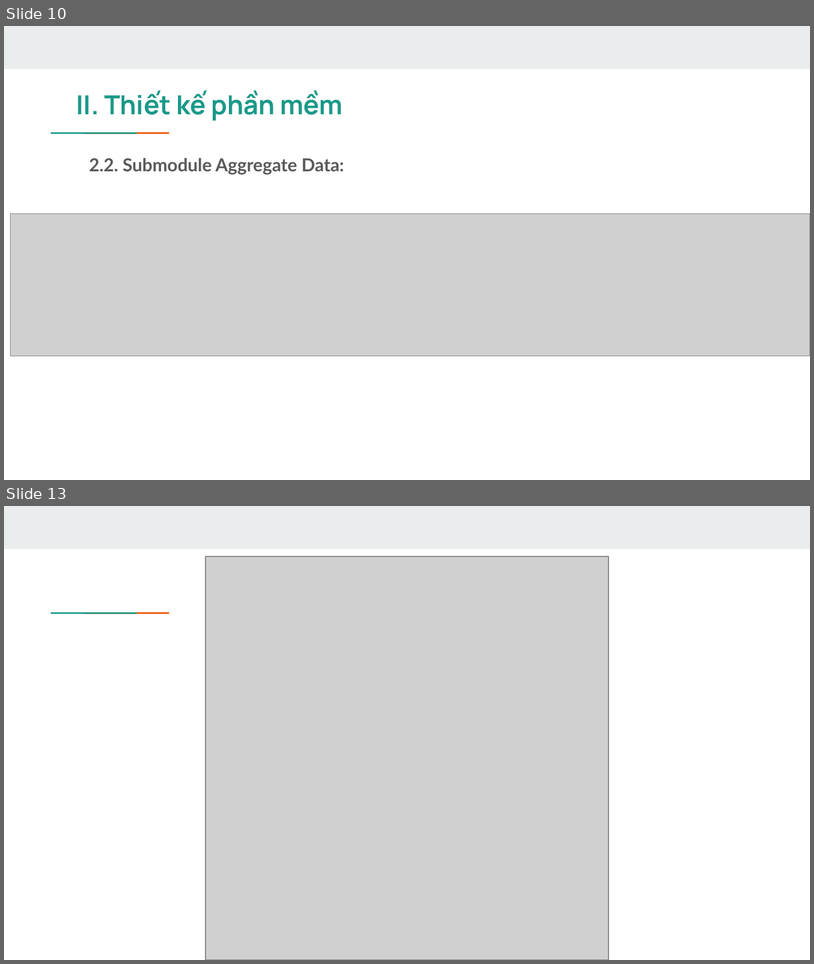
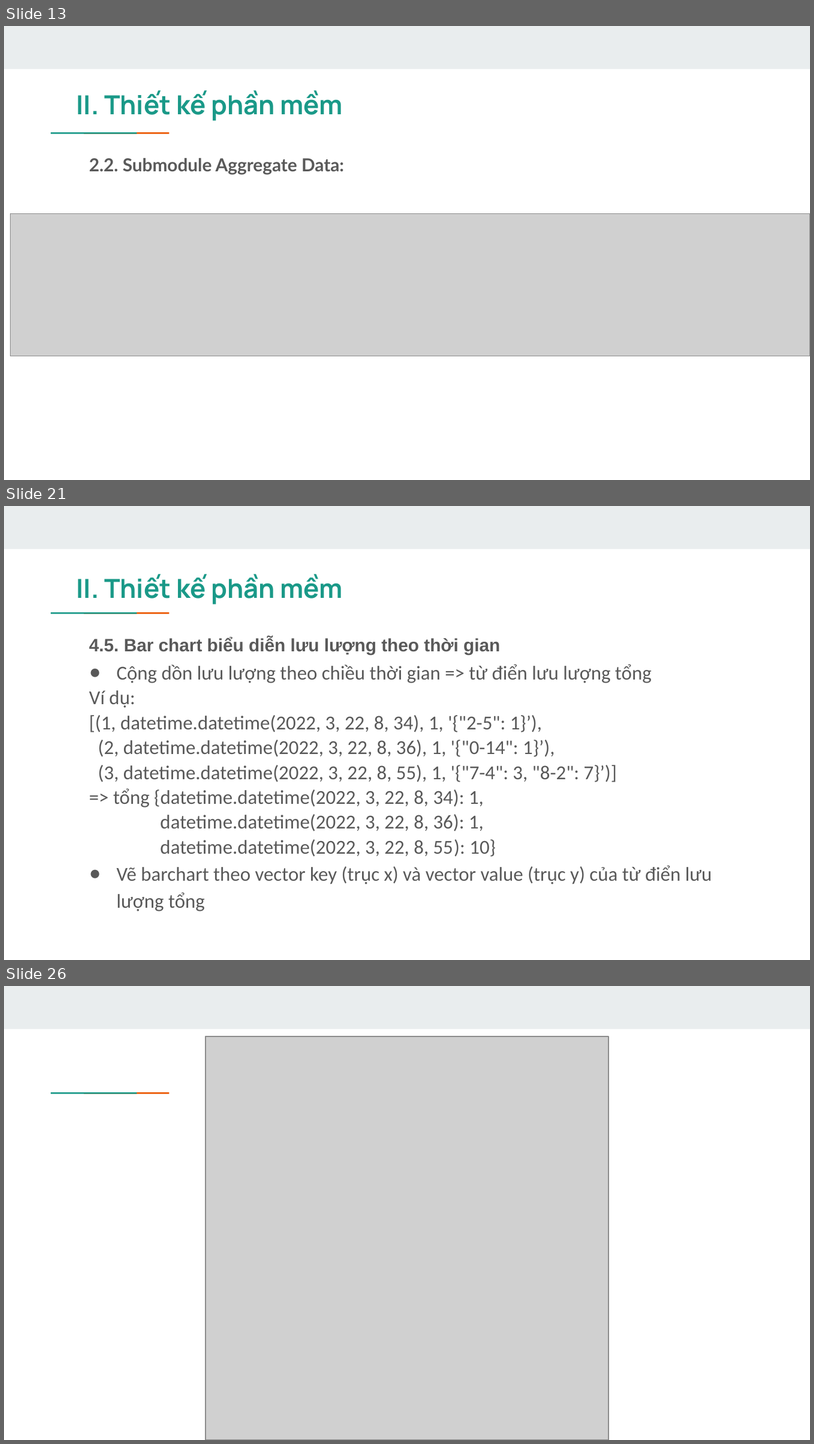
Before and after one commit to hungvm2/retail_store_analytics, a slide deck: Presentation slide.pptx. Shown one above the other, each under a label of ours: slides 10 and 13 before the commit, slides 13, 21 and 26 after it; the slides between them are not shown. The pictures are 814x964 and 814x1444 pixels, drawn with LibreOffice and Linux fonts; fonts in the diff are those of the drawing; grey boxes stand for pictures. Boxes give left, top, right and bottom in pixels: in the first picture for what was removed or moved away, otherwise in the second. Text is boxed around its words. In the diff, an @@ line names an element or a change of style, - is before the commit and + after.

```diff
--- a/Presentation slide.pptx
+++ b/Presentation slide.pptx
@@ slide 21 added at bbox=[4, 506, 810, 960], background #FFFFFF; not listed: 3 template elements that a slide beside it also shows @@
@@ title added at bbox=[77, 574, 343, 604], 23.4 pt, text #1A9988, bold @@
+II. Thiết kế phần mềm
@@ text added at bbox=[89, 637, 500, 655], 16 pt, text #595959, bold @@
+4.5. Bar chart biểu diễn lưu lượng theo thời gian
@@ text added at bbox=[89, 664, 713, 911], 17.6 pt, text #595959 @@
+● Cộng dồn lưu lượng theo chiều thời gian => từ điển lưu lượng tổng
+Ví dụ:
+[(1, datetime.datetime(2022, 3, 22, 8, 34), 1, '{"2-5": 1}’),
+(2, datetime.datetime(2022, 3, 22, 8, 36), 1, '{"0-14": 1}’),
+(3, datetime.datetime(2022, 3, 22, 8, 55), 1, '{"7-4": 3, "8-2": 7}’)]
+=> tổng {datetime.datetime(2022, 3, 22, 8, 34): 1,
+datetime.datetime(2022, 3, 22, 8, 36): 1,
+datetime.datetime(2022, 3, 22, 8, 55): 10}
+● Vẽ barchart theo vector key (trục x) và vector value (trục y) của từ điển lưu lượng tổng
@@ what was slide 10 is now slide 13 @@
@@ what was slide 13 is now slide 26 @@
```
Also in this commit, not shown: 5 slides changed, 14 other slides added, 2 slides removed, 16 other files.
